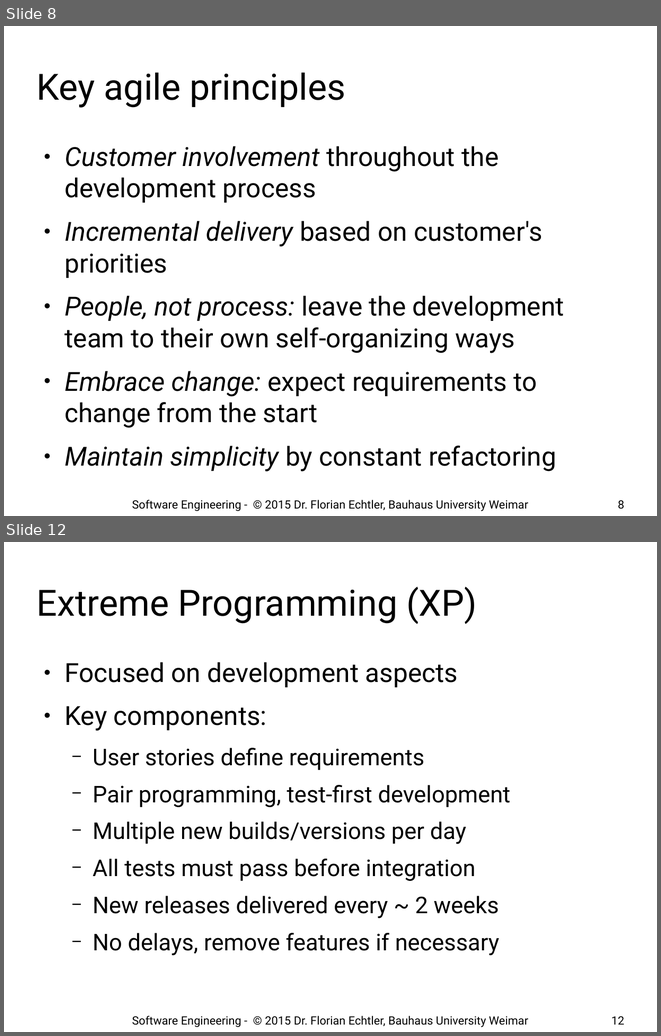
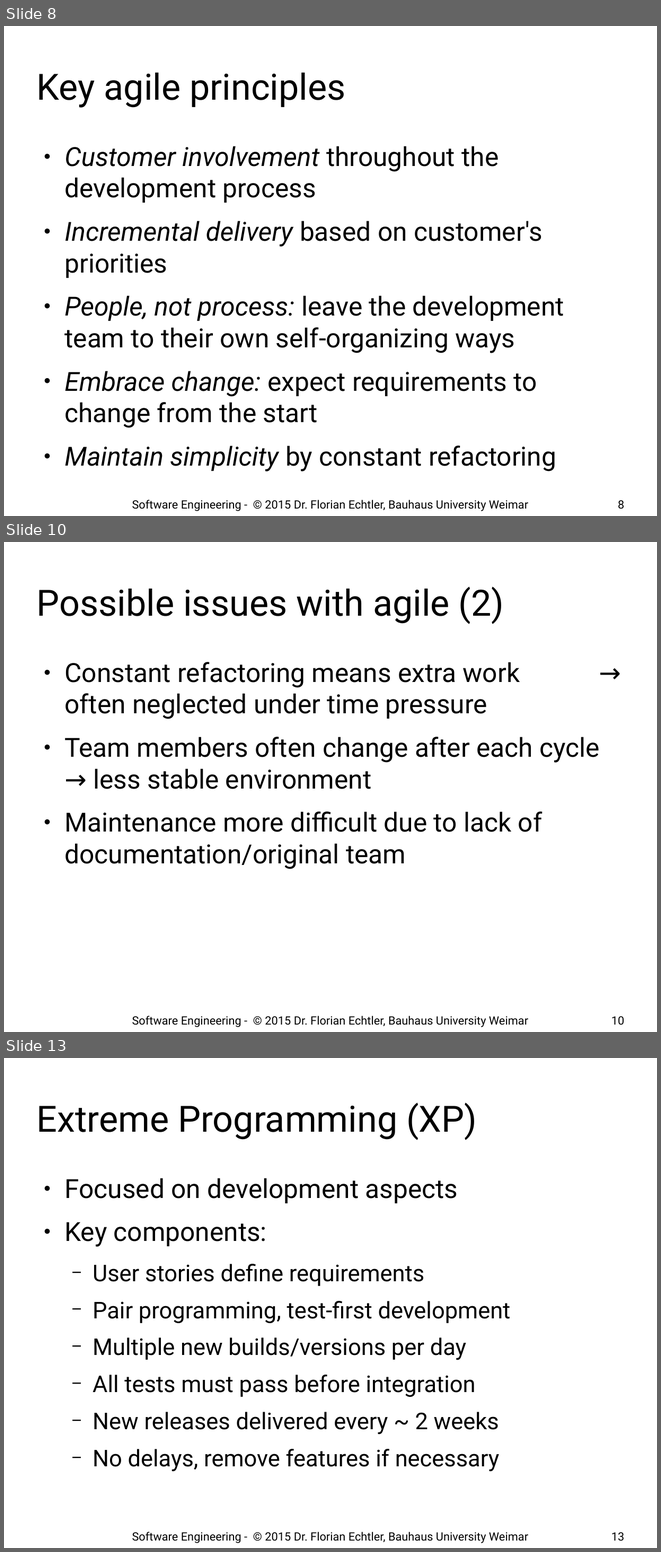
Before and after one commit to floe/software-engineering, a slide deck: 04-agile-methods.odp. Shown one above the other, each under a label of ours: slides 8 and 12 before the commit, slides 8, 10 and 13 after it; the slides between them are not shown. The pictures are 661x1036 and 661x1552 pixels, drawn with LibreOffice and Linux fonts; fonts in the diff are those of the drawing; background and template pictures are left out. Boxes give left, top, right and bottom in pixels: in the first picture for what was removed or moved away, otherwise in the second. Text is boxed around its words. In the diff, an @@ line names an element or a change of style, - is before the commit and + after.

```diff
--- a/04-agile-methods.odp
+++ b/04-agile-methods.odp
@@ slide 10 added at [4, 542, 657, 1032], background #FFFFFF @@
@@ title added at [37, 587, 504, 624], 44 pt, text #000000 @@
+Possible issues with agile (2)
@@ text added at [64, 662, 600, 869], 32 pt, text #000000 @@
+● Constant refactoring means extra work → often neglected under time pressure
+● Team members often change after each cycle → less stable environment
+● Maintenance more difficult due to lack of documentation/original team
@@ text added at [132, 1015, 528, 1027], 14 pt, text #000000 @@
+Software Engineering - © 2015 Dr. Florian Echtler, Bauhaus University Weimar
@@ page number added at [611, 1016, 624, 1025], 14 pt, text #000000 @@
+10
@@ what was slide 12 is now slide 13 @@
@@ page number at [611, 1532, 624, 1541]: text changed @@
-12
+13
```
Also in this commit, not shown: 4 slides changed, 1 other slide added.
